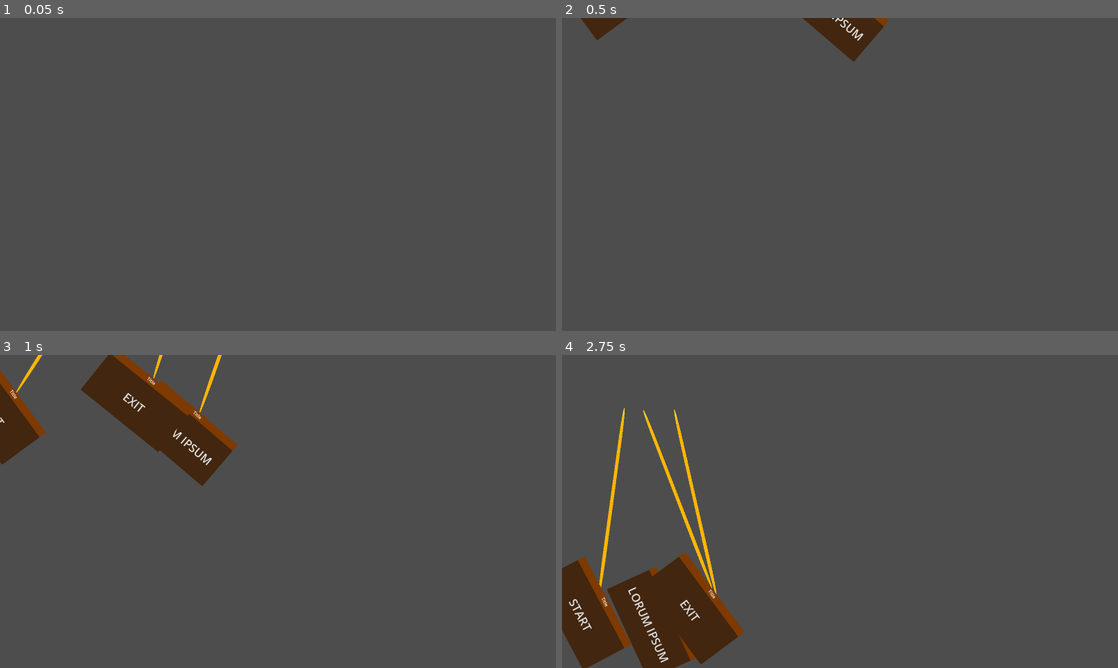
Above: before the commit, frames 1-4 (two rows, left to right).
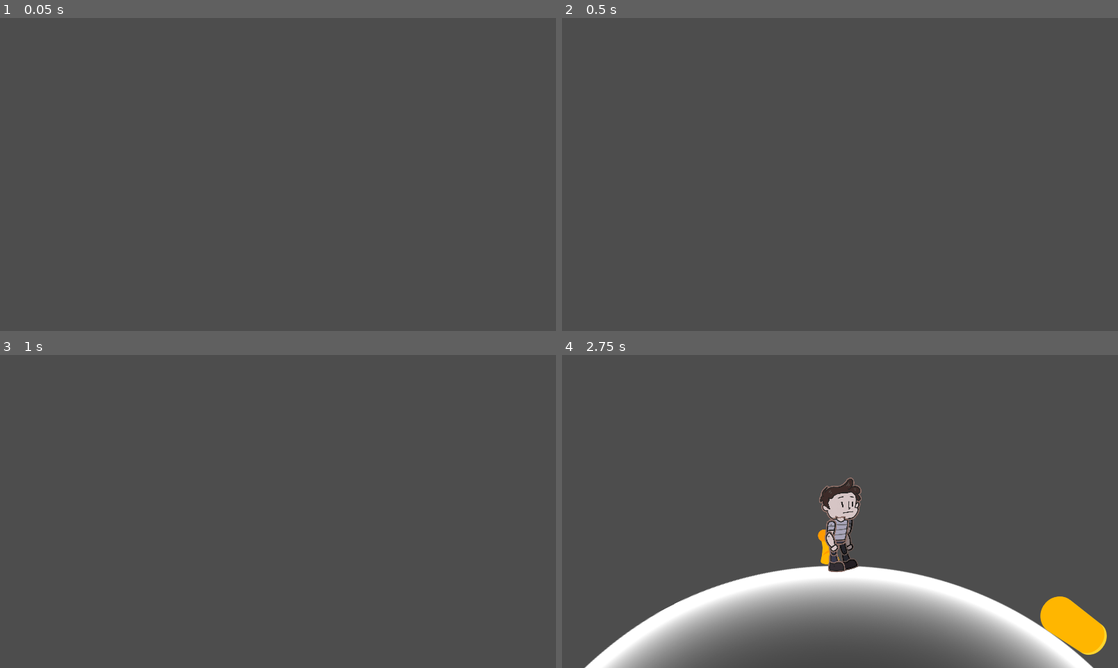
Above: after the commit, the same moments.

Repository: Boris14/GMTK2025
Game: Godot game, scene res://Scenes/TestMainMenu.tscn
Same seed, same stepped clock (60 frames per second), same inputs: the game is played once before the commit and once after it. This scene is started directly instead of the project's main scene. The engine's default icon, where the game draws it, is replaced by a stand-in: a white triangle on a blue panel in a dark square.
Inputs (mouse positions are in pixels of both pictures, inside the frame that each line leads up to):
- Up to frame 1 (0.05 s): no input
- Up to frame 2 (0.5 s): no input
- Up to frame 3 (1 s): tap Enter at 0.5 s; move the mouse to (400, 495) at 0.52 s; hold Right (right) from 0.53 s (still down); tap Space (space) at 0.6 s; click (400, 495) at 0.67 s
- Up to frame 4 (2.75 s): move the mouse to (728, 527) at 1.27 s; release Right (right) at 1.28 s; hold Down (down) 1.28-2 s; tap Space (space) at 1.35 s; click (801, 527) at 2 s, where only the run after the commit has a clickable "START"

Frame 1 is identical in both runs. In frame 2, 1.4% of the frame differs, in the area x 3-59%, y 0-14%; in frame 3, 6.4%; in frame 4, 24%, in the area x 0-98%, y 16-100%.

Commit message:
Animated Main menu and changed player sprites

Diff:
--- a/Scenes/Menus/test_main_menu.gd
+++ b/Scenes/Menus/test_main_menu.gd
@@ -1,20 +1,9 @@
 extends CanvasLayer
 class_name MainMenu
 
-@onready var animation_player: AnimationPlayer = $AnimationPlayer
-
 # Called when the node enters the scene tree for the first time.
 func _ready() -> void:
-	var tween1 = get_tree().create_tween()
-	var tween2 = get_tree().create_tween()
-	var tween3 = get_tree().create_tween()
-	var tween4 = get_tree().create_tween()
 
-	tween1.tween_property($OptionsBtn,"position",Vector2(0,150),2)
-	tween2.tween_property($StartBtn,"position",Vector2(200,150),2)
-	tween3.tween_property($StartBtn2,"position",Vector2(300,150),2)
-	tween4.tween_property($ExitBtn,"position",Vector2(400,150),2)
-	animation_player.play("menu_drops")
 	pass # Replace with function body.
 
 
--- a/Scenes/Player.tscn
+++ b/Scenes/Player.tscn
@@ -114,9 +114,9 @@
 joint_data/1/bone2d_node = NodePath("Hip/ArmR/ForeArmR")
 joint_data/1/rotate_from_joint = false
 joint_data/1/enable_constraint = true
-joint_data/1/constraint_angle_min = -66.667
-joint_data/1/constraint_angle_max = 31.111
-joint_data/1/constraint_angle_invert = true
+joint_data/1/constraint_angle_min = -62.733
+joint_data/1/constraint_angle_max = -12.167
+joint_data/1/constraint_angle_invert = false
 joint_data/1/constraint_in_localspace = true
 joint_data/1/editor_draw_gizmo = true
 
@@ -128,7 +128,7 @@
 joint_data/0/bone2d_node = NodePath("Hip/ArmL")
 joint_data/0/rotate_from_joint = false
 joint_data/0/enable_constraint = true
-joint_data/0/constraint_angle_min = -115.556
+joint_data/0/constraint_angle_min = -72.277
 joint_data/0/constraint_angle_max = 13.333
 joint_data/0/constraint_angle_invert = true
 joint_data/0/constraint_in_localspace = true
@@ -1756,7 +1756,7 @@
 states/Walk/node = SubResource("AnimationNodeAnimation_qidb7")
 states/Walk/position = Vector2(211.4, 220.208)
 transitions = ["Start", "Idle", SubResource("AnimationNodeStateMachineTransition_m0x7a"), "Idle", "Dance", SubResource( …(1153 unchanged characters)…
-graph_offset = Vector2(-8, -4)
+graph_offset = Vector2(62, 100)
 
 [node name="Player" type="Node2D" groups=["Player"]]
 script = ExtResource("1_arntx")
@@ -1768,30 +1768,31 @@
 [node name="Body" type="Node2D" parent="CharacterContainer"]
 
 [node name="GBotArmL" type="Sprite2D" parent="CharacterContainer/Body"]
-position = Vector2(398.996, 378.008)
-rotation = 0.0911058
-scale = Vector2(0.999919, 0.999919)
+position = Vector2(398.82, 390.211)
+rotation = 0.232705
+scale = Vector2(1.00017, 1.00017)
 texture = ExtResource("1_1e7my")
 offset = Vector2(12, 13)
 
 [node name="GBotForearmL" type="Sprite2D" parent="CharacterContainer/Body"]
-position = Vector2(386.099, 486.29)
-rotation = -0.0832802
-scale = Vector2(0.999748, 0.999748)
+position = Vector2(370.764, 495.615)
+rotation = 0.0583188
+scale = Vector2(0.999995, 0.999995)
 texture = ExtResource("2_arntx")
 offset = Vector2(22, 50)
 
 [node name="GBotHead" type="Sprite2D" parent="CharacterContainer/Body"]
-position = Vector2(325, 297.013)
-rotation = -0.0218723
-scale = Vector2(0.999833, 0.999833)
+position = Vector2(324.774, 309.223)
+rotation = -0.0449904
+scale = Vector2(1.00114, 1.00114)
 texture = ExtResource("4_ulo2v")
 offset = Vector2(11, -176)
 
 [node name="GBotJaw" type="Sprite2D" parent="CharacterContainer/Body"]
-position = Vector2(239.379, 268.884)
-rotation = -0.0218723
-scale = Vector2(0.999805, 0.999805)
+visible = false
+position = Vector2(238.412, 283.046)
+rotation = -0.0449904
+scale = Vector2(1.0011, 1.0011)
 texture = ExtResource("5_1iu4k")
 offset = Vector2(106.5, -18)
 
@@ -1800,16 +1801,23 @@
 position = Vector2(994, 400)
 texture = ExtResource("6_m0x7a")
 
+[node name="GBotShinL" type="Sprite2D" parent="CharacterContainer/Body"]
+position = Vector2(354.52, 682.019)
+rotation = -0.0236204
+scale = Vector2(1.00022, 1.00022)
+texture = ExtResource("10_qidb7")
+offset = Vector2(17, 18)
+
 [node name="GBotLegL" type="Sprite2D" parent="CharacterContainer/Body"]
-position = Vector2(367.998, 550)
-rotation = -0.286958
-scale = Vector2(0.999835, 0.999835)
+position = Vector2(367.772, 562.19)
+rotation = -0.132889
+scale = Vector2(1.00037, 1.00037)
 texture = ExtResource("7_5v66d")
 offset = Vector2(-18, 42)
 
 [node name="GBotHip" type="Sprite2D" parent="CharacterContainer/Body"]
-position = Vector2(326, 536)
-scale = Vector2(0.999947, 0.999947)
+position = Vector2(325.774, 548.19)
+scale = Vector2(0.999944, 0.999944)
 texture = ExtResource("8_x63xi")
 offset = Vector2(-7, -13)
 
@@ -1827,52 +1835,45 @@
 scale = Vector2(2, 2)
 shape = SubResource("CapsuleShape2D_arntx")
 
+[node name="GBotFootL" type="Sprite2D" parent="CharacterContainer/Body"]
+position = Vector2(343.77, 777.344)
+rotation = -0.230952
+scale = Vector2(1.00081, 1.00081)
+texture = ExtResource("12_8flut")
+offset = Vector2(51, 7)
+
+[node name="GBotShinR" type="Sprite2D" parent="CharacterContainer/Body"]
+position = Vector2(227.904, 672.065)
+rotation = 0.0257145
+scale = Vector2(1.00032, 1.00032)
+texture = ExtResource("11_70hv0")
+offset = Vector2(20, 31)
+
 [node name="GBotLegR" type="Sprite2D" parent="CharacterContainer/Body"]
-position = Vector2(265.003, 545.999)
-rotation = -0.125876
-scale = Vector2(0.999927, 0.999927)
+position = Vector2(264.759, 558.19)
+rotation = 0.102439
+scale = Vector2(1.00043, 1.00043)
 texture = ExtResource("9_i2e8t")
 offset = Vector2(-8, 52)
 
-[node name="GBotShinL" type="Sprite2D" parent="CharacterContainer/Body"]
-position = Vector2(373.29, 670.381)
-rotation = -0.179669
-scale = Vector2(0.999665, 0.999665)
-texture = ExtResource("10_qidb7")
-offset = Vector2(17, 18)
-
-[node name="GBotFootL" type="Sprite2D" parent="CharacterContainer/Body"]
-position = Vector2(377.482, 766.167)
-rotation = -0.252022
-scale = Vector2(0.999929, 0.999929)
-texture = ExtResource("12_8flut")
-offset = Vector2(51, 7)
-
-[node name="GBotShinR" type="Sprite2D" parent="CharacterContainer/Body"]
-position = Vector2(254.89, 665.208)
-rotation = -0.00521255
-scale = Vector2(0.999927, 0.999927)
-texture = ExtResource("11_70hv0")
-offset = Vector2(20, 31)
-
 [node name="GBotArmR" type="Sprite2D" parent="CharacterContainer/Body"]
-position = Vector2(230.005, 394.007)
-rotation = -0.432357
-scale = Vector2(0.999891, 0.999891)
+position = Vector2(229.77, 406.208)
+rotation = -0.130807
+scale = Vector2(1.00014, 1.00014)
 texture = ExtResource("14_utwlt")
 offset = Vector2(8, 35)
 
 [node name="GBotForearmR" type="Sprite2D" parent="CharacterContainer/Body"]
-position = Vector2(249.678, 508.242)
-rotation = 0.0594957
-scale = Vector2(0.99988, 0.99988)
+position = Vector2(214.652, 521.224)
+rotation = -0.366459
+scale = Vector2(1.00006, 1.00006)
 texture = ExtResource("15_kih0c")
 offset = Vector2(24, 44)
 
 [node name="GBotFootR" type="Sprite2D" parent="CharacterContainer/Body"]
-position = Vector2(245.469, 776.254)
-rotation = -0.0466392
-scale = Vector2(0.999925, 0.999925)
+position = Vector2(215.045, 782.81)
+rotation = -0.116965
+scale = Vector2(1.00058, 1.00058)
 texture = ExtResource("13_u7x0b")
 offset = Vector2(53, 8)
 
@@ -1883,7 +1884,7 @@
 
 [node name="Hip" type="Bone2D" parent="CharacterContainer/Bones/Skeleton2D"]
 position = Vector2(326, 536)
-scale = Vector2(0.999947, 0.999947)
+scale = Vector2(0.999944, 0.999944)
 rest = Transform2D(1, 0, 0, 1, 334, 551)
 
 [node name="LegR" type="Bone2D" parent="CharacterContainer/Bones/Skeleton2D/Hip"]
@@ -1988,7 +1989,7 @@
 [node name="ForeArmL" type="Bone2D" parent="CharacterContainer/Bones/Skeleton2D/Hip/ArmL"]
 position = Vector2(-2.9919, 109.015)
 rotation = -0.174386
-scale = Vector2(0.999829, 0.999829)
+scale = Vector2(0.999828, 0.999828)
 rest = Transform2D(1, 0, 0, 1, -3, 109)
 auto_calculate_length_and_angle = false
 length = 90.34
@@ -2014,7 +2015,7 @@
 
 [node name="Jaw" type="Bone2D" parent="CharacterContainer/Bones/Skeleton2D/Hip/Head"]
 position = Vector2(-85, -30)
-scale = Vector2(0.999972, 0.999972)
+scale = Vector2(0.999956, 0.999956)
 rest = Transform2D(1, 0, 0, 1, -85, -30)
 auto_calculate_length_and_angle = false
 length = 209.019
--- a/Scenes/TestMainMenu.tscn
+++ b/Scenes/TestMainMenu.tscn
@@ -1,187 +1,31 @@
-[gd_scene load_steps=6 format=3 uid="uid://cnlk0wmwqee1w"]
+[gd_scene load_steps=3 format=3 uid="uid://cnlk0wmwqee1w"]
 
 [ext_resource type="Script" uid="uid://bmgt0cijpwd7" path="res://Scenes/Menus/test_main_menu.gd" id="1_0od6y"]
 [ext_resource type="PackedScene" uid="uid://cfd1x4inrow4y" path="res://Scenes/pin_joint_2d.tscn" id="1_hsh5n"]
-
-[sub_resource type="Animation" id="Animation_fh5gq"]
-length = 0.001
-tracks/0/type = "value"
-tracks/0/imported = false
-tracks/0/enabled = true
-tracks/0/path = NodePath("ExitBtn:position")
-tracks/0/interp = 1
-tracks/0/loop_wrap = true
-tracks/0/keys = {
-"times": PackedFloat32Array(0),
-"transitions": PackedFloat32Array(1),
-"update": 0,
-"values": [Vector2(1080, -1304)]
-}
-tracks/1/type = "value"
-tracks/1/imported = false
-tracks/1/enabled = false
-tracks/1/path = NodePath("ExitBtn:rotation")
-tracks/1/interp = 1
-tracks/1/loop_wrap = true
-tracks/1/keys = {
-"times": PackedFloat32Array(0),
-"transitions": PackedFloat32Array(1),
-"update": 0,
-"values": [0.0]
-}
-tracks/2/type = "value"
-tracks/2/imported = false
-tracks/2/enabled = true
-tracks/2/path = NodePath("StartBtn2:position")
-tracks/2/interp = 1
-tracks/2/loop_wrap = true
-tracks/2/keys = {
-"times": PackedFloat32Array(0),
-"transitions": PackedFloat32Array(1),
-"update": 0,
-"values": [Vector2(1536, -1056)]
-}
-tracks/3/type = "value"
-tracks/3/imported = false
-tracks/3/enabled = false
-tracks/3/path = NodePath("StartBtn2:rotation")
-tracks/3/interp = 1
-tracks/3/loop_wrap = true
-tracks/3/keys = {
-"times": PackedFloat32Array(0),
-"transitions": PackedFloat32Array(1),
-"update": 0,
-"values": [0.0]
-}
-tracks/4/type = "value"
-tracks/4/imported = false
-tracks/4/enabled = true
-tracks/4/path = NodePath("StartBtn:position")
-tracks/4/interp = 1
-tracks/4/loop_wrap = true
-tracks/4/keys = {
-"times": PackedFloat32Array(0),
-"transitions": PackedFloat32Array(1),
-"update": 0,
-"values": [Vector2(656, -1056)]
-}
-tracks/5/type = "value"
-tracks/5/imported = false
-tracks/5/enabled = true
-tracks/5/path = NodePath("OptionsBtn:position")
-tracks/5/interp = 1
-tracks/5/loop_wrap = true
-tracks/5/keys = {
-"times": PackedFloat32Array(0),
-"transitions": PackedFloat32Array(1),
-"update": 0,
-"values": [Vector2(232, -1296)]
-}
-
-[sub_resource type="Animation" id="Animation_0od6y"]
-resource_name = "menu_drops"
-length = 2.0
-tracks/0/type = "value"
-tracks/0/imported = false
-tracks/0/enabled = true
-tracks/0/path = NodePath("ExitBtn:position")
-tracks/0/interp = 2
-tracks/0/loop_wrap = true
-tracks/0/keys = {
-"times": PackedFloat32Array(0, 1.5),
-"transitions": PackedFloat32Array(1, 1),
-"update": 0,
-"values": [Vector2(1080, -1304), Vector2(1080, -392)]
-}
-tracks/1/type = "value"
-tracks/1/imported = false
-tracks/1/enabled = false
-tracks/1/path = NodePath("ExitBtn:rotation")
-tracks/1/interp = 1
-tracks/1/loop_wrap = true
-tracks/1/keys = {
-"times": PackedFloat32Array(0, 1.5),
-"transitions": PackedFloat32Array(1, 1),
-"update": 0,
-"values": [0.0, 0.0]
-}
-tracks/2/type = "value"
-tracks/2/imported = false
-tracks/2/enabled = true
-tracks/2/path = NodePath("StartBtn2:position")
-tracks/2/interp = 2
-tracks/2/loop_wrap = true
-tracks/2/keys = {
-"times": PackedFloat32Array(0, 1.5),
-"transitions": PackedFloat32Array(1, 1),
-"update": 0,
-"values": [Vector2(1536, -1056), Vector2(1536, -144)]
-}
-tracks/3/type = "value"
-tracks/3/imported = false
-tracks/3/enabled = false
-tracks/3/path = NodePath("StartBtn2:rotation")
-tracks/3/interp = 1
-tracks/3/loop_wrap = true
-tracks/3/keys = {
-"times": PackedFloat32Array(0, 1.5),
-"transitions": PackedFloat32Array(1, 1),
-"update": 0,
-"values": [0.0, 0.0]
-}
-tracks/4/type = "value"
-tracks/4/imported = false
-tracks/4/enabled = true
-tracks/4/path = NodePath("StartBtn:position")
-tracks/4/interp = 2
-tracks/4/loop_wrap = true
-tracks/4/keys = {
-"times": PackedFloat32Array(0, 1.5),
-"transitions": PackedFloat32Array(1, 1),
-"update": 0,
-"values": [Vector2(656, -1056), Vector2(656, -144)]
-}
-tracks/5/type = "value"
-tracks/5/imported = false
-tracks/5/enabled = true
-tracks/5/path = NodePath("OptionsBtn:position")
-tracks/5/interp = 2
-tracks/5/loop_wrap = true
-tracks/5/keys = {
-"times": PackedFloat32Array(0, 1.5),
-"transitions": PackedFloat32Array(1, 1),
-"update": 0,
-"values": [Vector2(232, -1296), Vector2(232, -384)]
-}
-
-[sub_resource type="AnimationLibrary" id="AnimationLibrary_6ferv"]
-_data = {
-&"RESET": SubResource("Animation_fh5gq"),
-&"menu_drops": SubResource("Animation_0od6y")
-}
 
 [node name="MainMenu" type="CanvasLayer"]
 script = ExtResource("1_0od6y")
 
 [node name="OptionsBtn" parent="." instance=ExtResource("1_hsh5n")]
-position = Vector2(232, -1296)
+position = Vector2(384, -1296)
 btn_title = "OPTIONS"
+drop_length = 1000.0
+duration_drop = 7.0
 
 [node name="StartBtn" parent="." instance=ExtResource("1_hsh5n")]
-position = Vector2(656, -1056)
+position = Vector2(808, -1056)
+drop_length = 1000.0
 
 [node name="StartBtn2" parent="." instance=ExtResource("1_hsh5n")]
-position = Vector2(1536, -1056)
+position = Vector2(1688, -1056)
 btn_title = "LORUM IPSUM"
+drop_length = 1000.0
 
 [node name="ExitBtn" parent="." instance=ExtResource("1_hsh5n")]
-position = Vector2(1080, -1304)
+position = Vector2(1232, -1304)
 btn_title = "EXIT"
-
-[node name="AnimationPlayer" type="AnimationPlayer" parent="."]
-libraries = {
-&"": SubResource("AnimationLibrary_6ferv")
-}
+drop_length = 1000.0
+duration_drop = 7.0
 
 [connection signal="pressed" from="OptionsBtn" to="." method="_on_options_btn_pressed"]
 [connection signal="pressed" from="StartBtn" to="." method="_on_start_btn_pressed"]
--- a/Scenes/pin_joint_2d.tscn
+++ b/Scenes/pin_joint_2d.tscn
@@ -16,8 +16,11 @@
 [node name="RigidBodySign" type="Node2D"]
 script = ExtResource("1_cclfl")
 btn_title = "START"
+drop_length = 200.0
+duration_drop = 3.0
 
 [node name="Begining" type="StaticBody2D" parent="."]
+position = Vector2(-2.66, 0)
 
 [node name="PinJoint2D" type="PinJoint2D" parent="Begining"]
 node_a = NodePath("..")
--- a/Scripts/UI/rigidbody_sign.gd
+++ b/Scripts/UI/rigidbody_sign.gd
@@ -1,6 +1,8 @@
 extends Node2D
 
 @export var btn_title: String
+@export var drop_length: float
+@export var duration_drop: float
 @onready var button: Button = $String/RigidBody2D/ColorRect/HBoxContainer/Button
 @onready var rigid_body_sign: Node2D = $"."
 
@@ -9,8 +11,9 @@
 # Called when the node enters the scene tree for the first time.
 func _ready() -> void:
 	button.text = btn_title
-	rigid_body_sign.rotation = randf_range(-.75,.75)
-
+	rigid_body_sign.rotation = randf_range(-0.25,0.25)
+	var tween1 = get_tree().create_tween()
+	tween1.tween_property($Begining,"global_position",Vector2($".".position.x,$".".position.y + drop_length),duration_drop).set_trans(Tween.TRANS_SPRING)
 
 	#string.rotation = randi_range(-5,5)
 	pass # Replace with function body.
Binary file changed: Assets/GBot/gBot_arm_l.png
Not shown, changed: Assets/GBot/gBot_arm_l.png.import
Binary file changed: Assets/GBot/gBot_arm_r.png
Not shown, changed: Assets/GBot/gBot_arm_r.png.import
Binary file changed: Assets/GBot/gBot_body.png
Not shown, changed: Assets/GBot/gBot_body.png.import
Not shown, changed: Assets/GBot/gBot_complete.png.import
Binary file changed: Assets/GBot/gBot_foot_l.png
Not shown, changed: Assets/GBot/gBot_foot_l.png.import
Binary file changed: Assets/GBot/gBot_foot_r.png
Not shown, changed: Assets/GBot/gBot_foot_r.png.import
Binary file changed: Assets/GBot/gBot_forearm_l.png
(and 17 more such lines)
